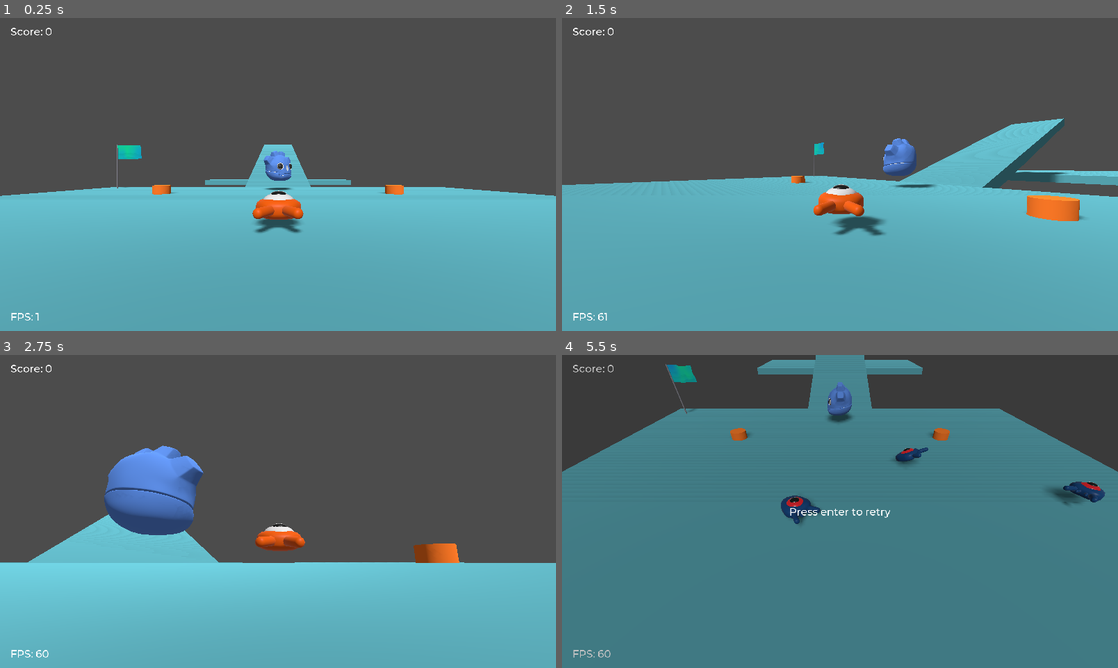
Above: before the commit, frames 1-4 (two rows, left to right).
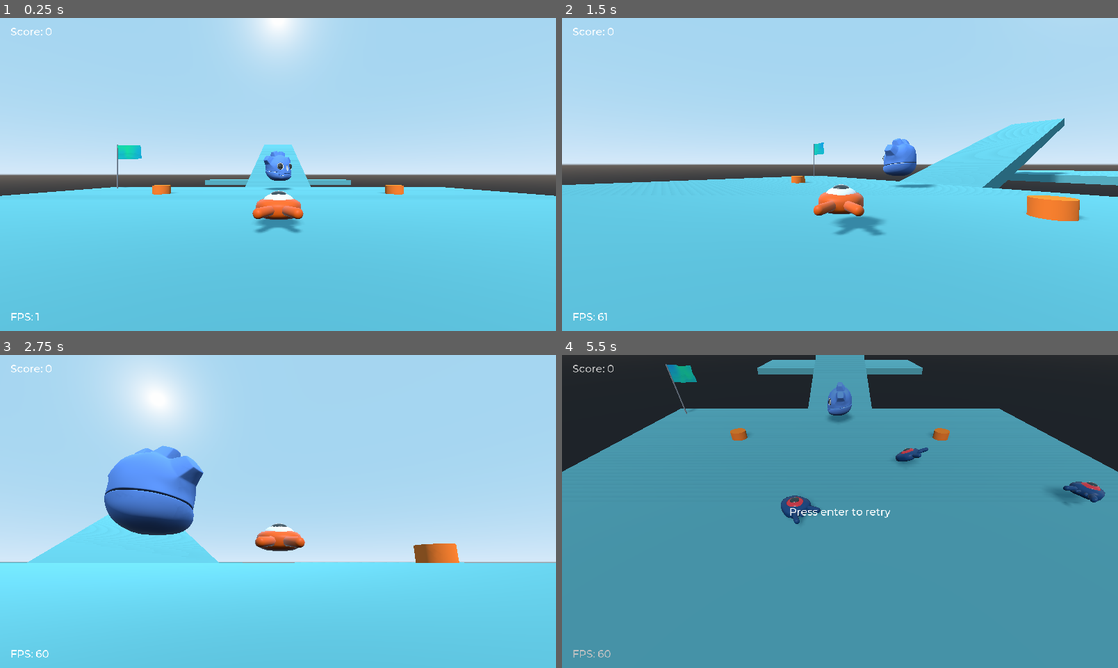
Above: after the commit, the same moments.

Repository: telmotrooper/squash-the-creeps
Game: Godot game, scene res://Main.tscn
Two runs of this game, one before a commit and one after it. Both use one fixed random seed, a clock stepped at 60 frames per second and the inputs below.
Inputs (mouse positions are in pixels of both pictures, inside the frame that each line leads up to):
- Up to frame 1 (0.25 s): no input
- Up to frame 2 (1.5 s): tap Enter (ui_accept) at 0.5 s; move the mouse to (867, 174) at 0.52 s; hold Up (move_forward) from 0.53 s (still down); tap Space (jump) at 0.77 s; move the mouse to (812, 174) at 1.27 s
- Up to frame 3 (2.75 s): keep holding Up (move_forward); tap Space (jump) at 1.52 s; move the mouse to (289, 505) at 2.02 s
- Up to frame 4 (5.5 s): keep holding Up (move_forward); move the mouse to (834, 517) at 2.77 s; tap Space (jump) at 3.02, 3.77, 4.52 s; move the mouse to (878, 514) at 3.52 s; move the mouse to (795, 508) at 4.27 s; move the mouse to (845, 511) at 5.02 s

The runs differ from the first frame. In frame 1, 96% of the frame differs, in the area x 0-100%, y 0-100%; in frame 2, 95%; in frame 3, 97%; in frame 4, 95%.

Commit message:
Added basic skybox

Diff:
--- a/my-3d-squash-the-creeps/default_env.tres
+++ b/my-3d-squash-the-creeps/default_env.tres
@@ -1,4 +1,8 @@
-[gd_resource type="Environment" format=2]
+[gd_resource type="Environment" load_steps=2 format=2]
+
+[sub_resource type="ProceduralSky" id=1]
 
 [resource]
+background_mode = 2
+background_sky = SubResource( 1 )
 ambient_light_color = Color( 0.494118, 0.47451, 0.47451, 1 )
--- a/my-3d-squash-the-creeps/project.godot
+++ b/my-3d-squash-the-creeps/project.godot
@@ -27,6 +27,10 @@
 window/size/height=720
 window/stretch/mode="viewport"
 window/stretch/aspect="keep"
+
+[gdnative]
+
+singletons=[  ]
 
 [global]
 
